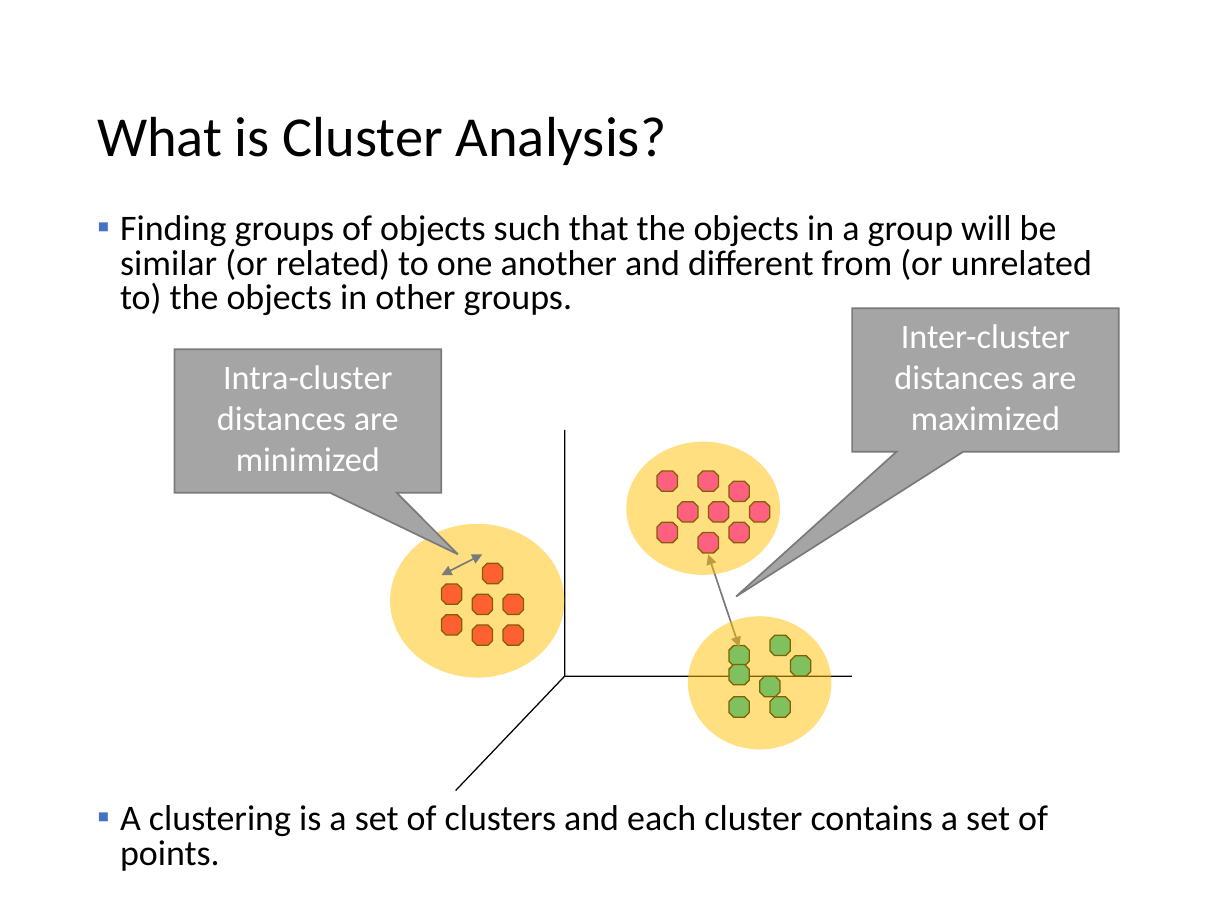
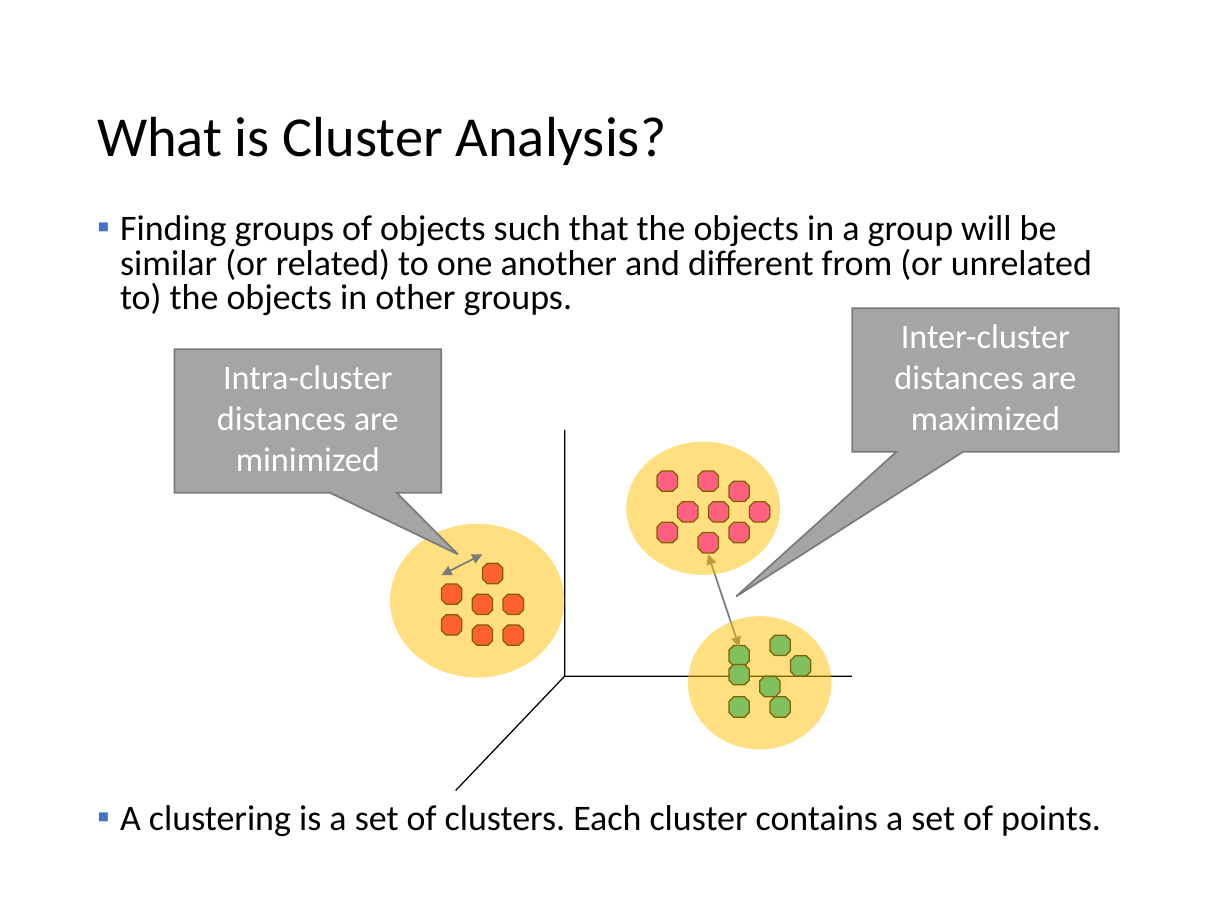
Before and after one commit to mhahsler/Introduction_to_Data_Mining_R_Examples, a slide deck: slide 4 of slides/chap7_basic_cluster_analysis.pptx. Drawn at 1232x924 pixels with LibreOffice and Linux fonts; fonts in the diff are those of the drawing. Boxes give left, top, right and bottom in pixels: in the first picture for what was removed or moved away, otherwise in the second. Text is boxed around its words. In the diff, an @@ line names an element or a change of style, - is before the commit and + after.

```diff
--- a/slides/chap7_basic_cluster_analysis.pptx
+++ b/slides/chap7_basic_cluster_analysis.pptx
@@ text at [120,805,1101,836]: text changed @@
-▪ A clustering is a set of clusters and each cluster contains a set of points.
+▪ A clustering is a set of clusters. Each cluster contains a set of points.
```
Also in this commit, not shown: 7 other slides changed, 1 slide added, 1 other file.
